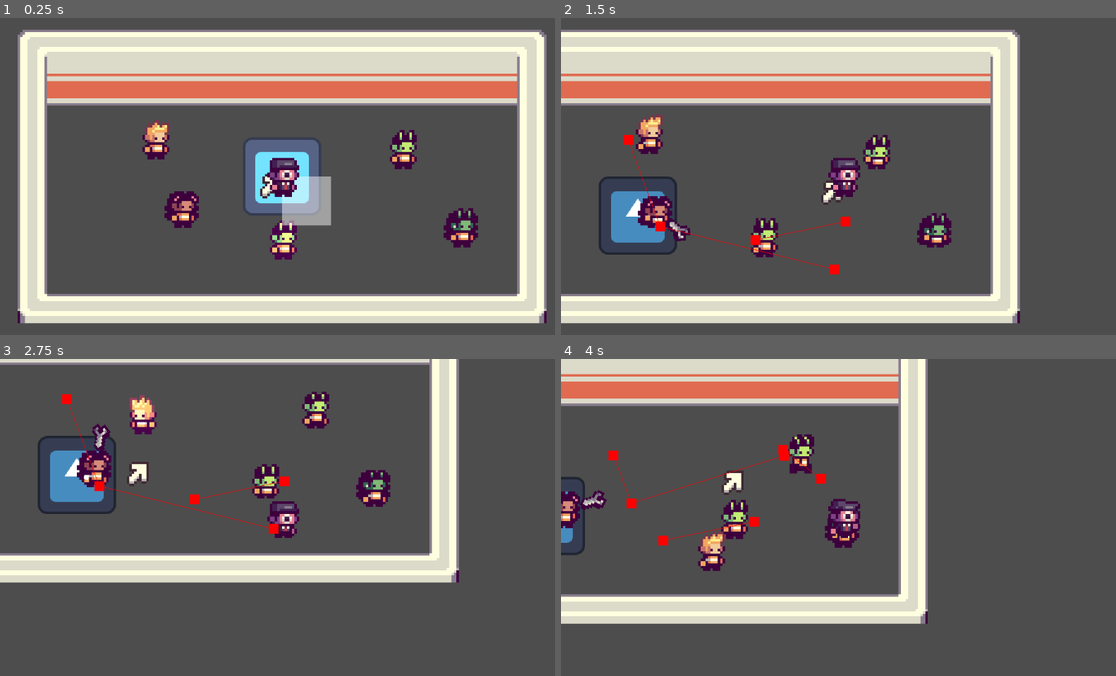
Above: before the commit, frames 1-4 (two rows, left to right).
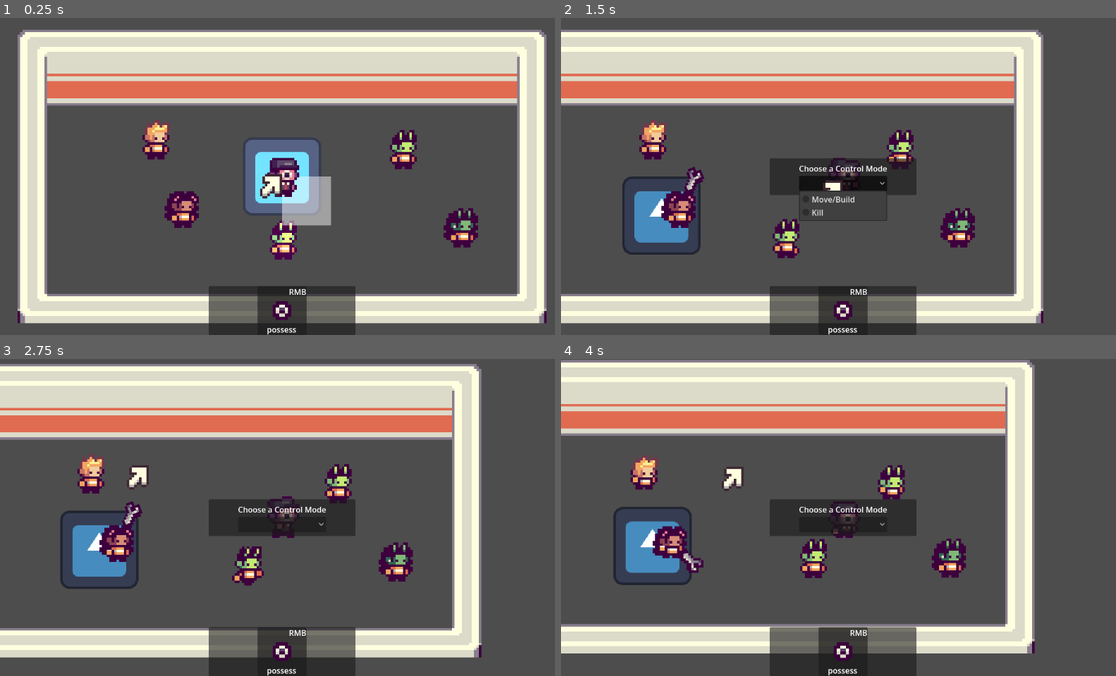
Above: after the commit, the same moments.

Repository: EEGAR1/summer-game-jam
Game: Godot game, scene res://scenes/main.tscn
The game is run twice, just before and just after one commit, with the same random seed, the same clock (stepped at 60 frames per second) and the same inputs. The engine's default icon, where the game draws it, is replaced by a stand-in: a white triangle on a blue panel in a dark square.
Inputs (mouse positions are in pixels of both pictures, inside the frame that each line leads up to):
- Up to frame 1 (0.25 s): no input
- Up to frame 2 (1.5 s): move the mouse to (744, 208) at 0.52 s; press the mouse at (744, 208) at 0.53 s; hold D (move_right) 0.53-1.25 s; right-click (744, 208) at 0.8 s; release the mouse at (744, 208) at 1.25 s; click (844, 182) at 1.27 s
- Up to frame 3 (2.75 s): move the mouse to (149, 466) at 2.02 s; hold S (move_down) from 2.03 s (still down); right-click (149, 466) at 2.1 s; click (149, 466) at 2.3 s
- Up to frame 4 (4 s): move the mouse to (877, 409) at 2.77 s; release S (move_down) at 2.78 s; press the mouse at (877, 409) at 2.78 s; hold D (move_right) 2.78-3.53 s; right-click (877, 409) at 3.05 s; move the mouse to (744, 469) at 3.52 s; release the mouse at (744, 469) at 3.53 s; hold W (move_up) from 3.53 s (still down); right-click (744, 469) at 3.6 s; click (744, 469) at 3.8 s

The runs differ from the first frame. In frame 1, 4.2% of the frame differs, in the area x 37-65%, y 49-100%; in frame 2, 21%; in frame 3, 51%, in the area x 0-87%, y 0-100%; in frame 4, 49%.

Commit message:
Unpolished Control Action

Diff:
--- a/project.godot
+++ b/project.godot
@@ -54,6 +54,16 @@
 "events": [Object(InputEventKey,"resource_local_to_scene":false,"resource_name":"","device":-1,"window_id":0,"alt_press …(192 unchanged characters)…
 ]
 }
+m2={
+"deadzone": 0.2,
+"events": [Object(InputEventMouseButton,"resource_local_to_scene":false,"resource_name":"","device":-1,"window_id":0,"alt_pressed":false,"shift_pressed":false,"ctrl_pressed":false,"meta_pressed":false,"button_mask":2,"position":Vector2(314, 26),"global_position":Vector2(323, 74),"factor":1.0,"button_index":2,"canceled":false,"pressed":true,"double_click":false,"script":null)
+]
+}
+esc={
+"deadzone": 0.2,
+"events": [Object(InputEventKey,"resource_local_to_scene":false,"resource_name":"","device":-1,"window_id":0,"alt_pressed":false,"shift_pressed":false,"ctrl_pressed":false,"meta_pressed":false,"pressed":false,"keycode":0,"physical_keycode":4194305,"key_label":0,"unicode":0,"location":0,"echo":false,"script":null)
+]
+}
 
 [physics]
 
--- /dev/null
+++ b/scenes/abilities/visual/possess_ability_visual.tscn
@@ -0,0 +1,38 @@
+[gd_scene format=3 uid="uid://cn472bl2uam0t"]
+
+[ext_resource type="Texture2D" uid="uid://c7oakqh5k8q2j" path="res://items/icon_possess.png" id="1_yq84v"]
+
+[node name="PossessAbilityVisual" type="Panel" unique_id=1600126590]
+custom_minimum_size = Vector2(100, 100)
+
+[node name="TextureRect" type="TextureRect" parent="." unique_id=2016903157]
+layout_mode = 1
+anchors_preset = 15
+anchor_right = 1.0
+anchor_bottom = 1.0
+grow_horizontal = 2
+grow_vertical = 2
+texture = ExtResource("1_yq84v")
+
+[node name="Control" type="Label" parent="." unique_id=336308720]
+layout_mode = 1
+anchors_preset = 1
+anchor_left = 1.0
+anchor_right = 1.0
+offset_left = -40.0
+offset_bottom = 23.0
+grow_horizontal = 0
+text = "RMB"
+horizontal_alignment = 2
+
+[node name="Name" type="Label" parent="." unique_id=1606283665]
+layout_mode = 1
+anchors_preset = 12
+anchor_top = 1.0
+anchor_right = 1.0
+anchor_bottom = 1.0
+offset_top = -23.0
+grow_horizontal = 2
+grow_vertical = 0
+text = "possess"
+horizontal_alignment = 1
--- a/scenes/actions/kill_action.tscn
+++ b/scenes/actions/kill_action.tscn
@@ -81,7 +81,7 @@
 radius = 64.0
 
 [sub_resource type="CircleShape2D" id="CircleShape2D_rvppo"]
-radius = 15.0
+radius = 18.0
 
 [node name="KillAction" type="Node2D" unique_id=1662293383]
 script = ExtResource("1_32s25")
--- a/scenes/classes/person.tscn
+++ b/scenes/classes/person.tscn
@@ -112,6 +112,9 @@
 &"show": SubResource("Animation_sc4t8")
 }
 
+[sub_resource type="CircleShape2D" id="CircleShape2D_83wek"]
+radius = 50.0
+
 [node name="Person" type="CharacterBody2D" unique_id=1228245065]
 collision_mask = 2
 input_pickable = true
@@ -124,16 +127,14 @@
 shape = SubResource("RectangleShape2D_1bvp3")
 
 [node name="NavigationAgent2D" type="NavigationAgent2D" parent="." unique_id=1929608735]
+path_desired_distance = 50.0
 path_max_distance = 100000.0
 path_postprocessing = 2
 avoidance_enabled = true
 radius = 8.0
 neighbor_distance = 10000.0
 max_neighbors = 1000
-time_horizon_agents = 10.0
-time_horizon_obstacles = 1.0
 max_speed = 50.0
-debug_enabled = true
 
 [node name="EmotionManager" type="Node2D" parent="." unique_id=2139621875]
 script = ExtResource("3_litvv")
@@ -148,6 +149,11 @@
 [node name="AnimationPlayer" type="AnimationPlayer" parent="EmotionManager/AnimatedSprite2D" unique_id=1178249506]
 libraries/ = SubResource("AnimationLibrary_rduap")
 
+[node name="Lookahead" type="Area2D" parent="." unique_id=1753021922]
+
+[node name="CollisionShape2D" type="CollisionShape2D" parent="Lookahead" unique_id=1348849284]
+shape = SubResource("CircleShape2D_83wek")
+
 [connection signal="mouse_entered" from="." to="." method="_on_mouse_entered"]
 [connection signal="mouse_exited" from="." to="." method="_on_mouse_exited"]
 [connection signal="velocity_computed" from="NavigationAgent2D" to="." method="_on_navigation_agent_2d_velocity_computed"]
--- a/scenes/main.tscn
+++ b/scenes/main.tscn
@@ -5,22 +5,14 @@
 [ext_resource type="Script" uid="uid://by1ivnn4xx2on" path="res://scripts/camera.gd" id="2_tipki"]
 [ext_resource type="TileSet" uid="uid://kwxb77qdlh54" path="res://environment/wall_tiles.tres" id="3_85g3d"]
 [ext_resource type="Script" uid="uid://btahd0w4pgoqa" path="res://scripts/selection_area.gd" id="3_tbgi4"]
+[ext_resource type="Script" uid="uid://b3dt00h7p3v3u" path="res://scripts/h_box_container.gd" id="4_a8y0u"]
 [ext_resource type="PackedScene" uid="uid://bp32hw1hxcqfr" path="res://scenes/classes/building.tscn" id="4_jyhfs"]
 [ext_resource type="Script" uid="uid://cqn63i022vfcq" path="res://scripts/mouse.gd" id="5_tbgi4"]
 [ext_resource type="Script" uid="uid://cvrw3024dw4cg" path="res://scripts/idle_poi.gd" id="6_tefeu"]
 [ext_resource type="Script" uid="uid://def3uoeey2wqk" path="res://scripts/player.gd" id="7_o6xl0"]
 [ext_resource type="Texture2D" uid="uid://bq7eb0qibadev" path="res://ui/mouse.png" id="8_ya4ey"]
 [ext_resource type="SpriteFrames" uid="uid://bphy573855qul" path="res://people/player.tres" id="10_choun"]
-
-[sub_resource type="NavigationPolygon" id="NavigationPolygon_lquwl"]
-vertices = PackedVector2Array(86, -26, 86, 38, -86, 38, -86, -26)
-polygons = Array[PackedInt32Array]([PackedInt32Array(0, 1, 2), PackedInt32Array(0, 2, 3)])
-outlines = Array[PackedVector2Array]([PackedVector2Array(-109, -58, 110, -60, 111, 61, -112, 61)])
-sample_partition_type = 1
-cell_size = 16.0
-border_size = 2.0
-
-[sub_resource type="RectangleShape2D" id="RectangleShape2D_lquwl"]
+[ext_resource type="Script" uid="uid://yena36rmjeot" path="res://scripts/possess_item.gd" id="13_trceg"]
 
 [sub_resource type="CircleShape2D" id="CircleShape2D_jyhfs"]
 radius = 5.0
@@ -47,6 +39,16 @@
 "speed": 5.0
 }]
 
+[sub_resource type="NavigationPolygon" id="NavigationPolygon_lquwl"]
+vertices = PackedVector2Array(86, -26, 86, 38, -86, 38, -86, -26)
+polygons = Array[PackedInt32Array]([PackedInt32Array(0, 1, 2), PackedInt32Array(0, 2, 3)])
+outlines = Array[PackedVector2Array]([PackedVector2Array(-109, -58, 110, -60, 111, 61, -112, 61)])
+sample_partition_type = 1
+cell_size = 16.0
+border_size = 2.0
+
+[sub_resource type="RectangleShape2D" id="RectangleShape2D_lquwl"]
+
 [sub_resource type="RectangleShape2D" id="RectangleShape2D_o6xl0"]
 size = Vector2(16, 16)
 
@@ -54,33 +56,40 @@
 
 [node name="Citizen" parent="." unique_id=1228245065 instance=ExtResource("1_tbgi4")]
 position = Vector2(-41, 13)
-stress = 0.0
-max_speed = 50.0
 
 [node name="Citizen2" parent="." unique_id=383556618 instance=ExtResource("1_tbgi4")]
 position = Vector2(-52, -15)
-stress = 0.0
-max_speed = 50.0
 
 [node name="Citizen3" parent="." unique_id=812543357 instance=ExtResource("1_tbgi4")]
 position = Vector2(49, -11)
-stress = 0.0
-max_speed = 50.0
 
 [node name="Citizen4" parent="." unique_id=1863117809 instance=ExtResource("1_tbgi4")]
 position = Vector2(0, 26)
-stress = 0.0
-max_speed = 50.0
 
 [node name="Citizen5" parent="." unique_id=1981682092 instance=ExtResource("1_tbgi4")]
 position = Vector2(73, 21)
-stress = 0.0
-max_speed = 50.0
 
 [node name="Camera2D" type="Camera2D" parent="." unique_id=493783764]
 zoom = Vector2(5, 5)
 script = ExtResource("2_tipki")
 
+[node name="MouseLayer" type="CanvasLayer" parent="." unique_id=102101013]
+process_mode = 3
+layer = 2
+follow_viewport_enabled = true
+
+[node name="Mouse" type="Area2D" parent="MouseLayer" unique_id=1561236064]
+process_mode = 3
+input_pickable = false
+script = ExtResource("5_tbgi4")
+
+[node name="CollisionShape2D" type="CollisionShape2D" parent="MouseLayer/Mouse" unique_id=323369792]
+shape = SubResource("CircleShape2D_jyhfs")
+
+[node name="AnimatedSprite2D" type="AnimatedSprite2D" parent="MouseLayer/Mouse" unique_id=910313142]
+sprite_frames = SubResource("SpriteFrames_a8y0u")
+offset = Vector2(-4, 4)
+
 [node name="NavigationRegion2D" type="NavigationRegion2D" parent="." unique_id=642799099]
 navigation_polygon = SubResource("NavigationPolygon_lquwl")
 
@@ -89,6 +98,7 @@
 tile_set = ExtResource("3_85g3d")
 
 [node name="SelectionArea" type="Area2D" parent="." unique_id=849331238]
+process_mode = 1
 script = ExtResource("3_tbgi4")
 
 [node name="CollisionShape2D" type="CollisionShape2D" parent="SelectionArea" unique_id=866812360]
@@ -102,16 +112,6 @@
 scale = Vector2(0.25, 0.25)
 texture = ExtResource("2_jyhfs")
 
-[node name="Mouse" type="Area2D" parent="." unique_id=1561236064]
-script = ExtResource("5_tbgi4")
-
-[node name="CollisionShape2D" type="CollisionShape2D" parent="Mouse" unique_id=323369792]
-shape = SubResource("CircleShape2D_jyhfs")
-
-[node name="AnimatedSprite2D" type="AnimatedSprite2D" parent="Mouse" unique_id=910313142]
-sprite_frames = SubResource("SpriteFrames_a8y0u")
-offset = Vector2(-4, 4)
-
 [node name="IdlePOI" type="Node2D" parent="." unique_id=1171669346]
 position = Vector2(73, -26)
 script = ExtResource("6_tefeu")
@@ -131,3 +131,107 @@
 [node name="Sprite2D" type="AnimatedSprite2D" parent="Player" unique_id=499369816]
 sprite_frames = ExtResource("10_choun")
 animation = &"idle"
+
+[node name="CanvasLayer" type="CanvasLayer" parent="Player" unique_id=1861140114]
+
+[node name="Window" type="Control" parent="Player/CanvasLayer" unique_id=1710007104]
+layout_mode = 3
+anchors_preset = 15
+anchor_right = 1.0
+anchor_bottom = 1.0
+grow_horizontal = 2
+grow_vertical = 2
+mouse_filter = 2
+metadata/_edit_use_anchors_ = true
+
+[node name="ControlItemPanel" type="Panel" parent="Player/CanvasLayer/Window" unique_id=2011631829]
+process_mode = 3
+custom_minimum_size = Vector2(300, 75)
+layout_mode = 1
+anchors_preset = 8
+anchor_left = 0.5
+anchor_top = 0.5
+anchor_right = 0.5
+anchor_bottom = 0.5
+offset_left = -150.0
+offset_top = -37.5
+offset_right = 150.0
+offset_bottom = 37.5
+grow_horizontal = 2
+grow_vertical = 2
+mouse_filter = 2
+
+[node name="VBoxContainer" type="VBoxContainer" parent="Player/CanvasLayer/Window/ControlItemPanel" unique_id=1926261158]
+layout_mode = 1
+anchors_preset = 8
+anchor_left = 0.5
+anchor_top = 0.5
+anchor_right = 0.5
+anchor_bottom = 0.5
+offset_left = -90.0
+offset_top = -23.5
+offset_right = 90.0
+offset_bottom = 23.5
+grow_horizontal = 2
+grow_vertical = 2
+mouse_filter = 2
+
+[node name="Label" type="Label" parent="Player/CanvasLayer/Window/ControlItemPanel/VBoxContainer" unique_id=637856471]
+layout_mode = 2
+text = "Choose a Control Mode"
+
+[node name="OptionButton" type="OptionButton" parent="Player/CanvasLayer/Window/ControlItemPanel/VBoxContainer" unique_id=1540065183]
+layout_mode = 2
+allow_reselect = true
+item_count = 2
+popup/item_0/text = "Move/Build"
+popup/item_0/id = 0
+popup/item_1/text = "Kill"
+popup/item_1/id = 1
+
+[node name="HBoxContainer" type="HBoxContainer" parent="Player/CanvasLayer/Window" unique_id=150152732]
+layout_mode = 1
+anchors_preset = 15
+anchor_right = 1.0
+anchor_bottom = 1.0
+grow_horizontal = 2
+grow_vertical = 2
+mouse_filter = 2
+alignment = 1
+metadata/_edit_use_anchors_ = true
+
+[node name="VBoxContainer" type="VBoxContainer" parent="Player/CanvasLayer/Window/HBoxContainer" unique_id=1652705918]
+layout_mode = 2
+mouse_filter = 2
+alignment = 2
+
+[node name="Panel" type="Panel" parent="Player/CanvasLayer/Window/HBoxContainer/VBoxContainer" unique_id=330755262]
+custom_minimum_size = Vector2(300, 100)
+layout_mode = 2
+mouse_filter = 1
+
+[node name="HBoxContainer" type="HBoxContainer" parent="Player/CanvasLayer/Window/HBoxContainer/VBoxContainer/Panel" unique_id=1658385718]
+layout_mode = 1
+anchors_preset = 15
+anchor_right = 1.0
+anchor_bottom = 1.0
+grow_horizontal = 2
+grow_vertical = 2
+alignment = 1
+script = ExtResource("4_a8y0u")
+
+[node name="ControlItemLabel" type="Label" parent="Player/CanvasLayer/Window" unique_id=139413619]
+layout_mode = 1
+anchors_preset = 10
+anchor_right = 1.0
+offset_bottom = 23.0
+grow_horizontal = 2
+text = "SELECT TARGET FOR ACTION"
+horizontal_alignment = 1
+
+[node name="ItemsManager" type="Node2D" parent="Player" unique_id=639049556]
+
+[node name="PossessItem" type="Node2D" parent="Player/ItemsManager" unique_id=2127399228]
+script = ExtResource("13_trceg")
+
+[connection signal="item_selected" from="Player/CanvasLayer/Window/ControlItemPanel/VBoxContainer/OptionButton" to="Player/ItemsManager/PossessItem" method="_on_option_button_item_selected"]
--- a/scenes/prefab/body.tscn
+++ b/scenes/prefab/body.tscn
@@ -53,8 +53,3 @@
 
 [node name="CollisionShape2D" type="CollisionShape2D" parent="." unique_id=1735101094]
 shape = SubResource("RectangleShape2D_pi4pf")
-
-[node name="NavigationObstacle2D" type="NavigationObstacle2D" parent="." unique_id=1509947994]
-radius = 8.0
-affect_navigation_mesh = true
-carve_navigation_mesh = true
--- a/scripts/classes/globals.gd
+++ b/scripts/classes/globals.gd
@@ -2,6 +2,8 @@
 
 # General
 var player : Node
+var mouse : Area2D
+var ability_holder : Node
 
 # Globals for building
 var hover_target
--- /dev/null
+++ b/scripts/classes/player_item.gd
@@ -0,0 +1,11 @@
+class_name PlayerItem extends Node2D
+
+func _init() -> void:
+	ready.connect(internal_ready)
+
+var ability_hint : PackedScene
+func internal_ready():
+	if is_instance_valid(get_tree()):	await get_tree().process_frame
+	var ah = ability_hint.instantiate()
+	Globals.ability_holder.add_child(ah)
+	ah.global_position = Globals.ability_holder.global_position
--- /dev/null
+++ b/scripts/h_box_container.gd
@@ -0,0 +1,6 @@
+extends HBoxContainer
+
+
+# Called when the node enters the scene tree for the first time.
+func _ready() -> void:
+	Globals.ability_holder = self
--- a/scripts/kill_action.gd
+++ b/scripts/kill_action.gd
@@ -30,6 +30,7 @@
 	return (min_love < max_love_to_kill)
 
 func _no_action(delta : float) -> void:
+	animation_player.current_animation = "RESET"
 	animation_player.play("RESET")
 
 func kill() -> void:
@@ -57,3 +58,4 @@
 	if parent.current_state != Person.STATE.WORKING:	parent.current_state = Person.STATE.WORKING
 	if len(stab_target) > 0:
 		animation_player.play("stab")
+		remove_action()
--- a/scripts/mouse.gd
+++ b/scripts/mouse.gd
@@ -2,10 +2,13 @@
 
 @onready var animated_sprite_2d: AnimatedSprite2D = $AnimatedSprite2D
 
+func _ready() -> void:
+	Globals.mouse = self
+
 # Called every frame. 'delta' is the elapsed time since the previous frame.
 func _process(delta: float) -> void:
 	Input.set_mouse_mode(Input.MOUSE_MODE_HIDDEN)
-	global_position = lerp(global_position, get_global_mouse_position(), 30 * delta)
+	global_position = lerp(global_position, get_global_mouse_position(), 30 * delta / Engine.time_scale)
 	var overlp = get_overlapping_areas().filter(func(x): return x.is_in_group("POI"))
 	if overlp != [] and overlp != null:	Globals.hover_target = overlp.back()
 	else:	Globals.hover_target = null
--- a/scripts/person.gd
+++ b/scripts/person.gd
@@ -32,6 +32,7 @@
 
 @onready var navigation_agent: NavigationAgent2D = $NavigationAgent2D
 @onready var icon: AnimatedSprite2D = $Icon
+@onready var emotion_manager: EmotionManager = $EmotionManager
 
 static var target_positions : Array[Vector2]
 var id := 0
--- /dev/null
+++ b/scripts/possess_item.gd
@@ -0,0 +1,78 @@
+extends PlayerItem
+
+@onready var control_item_panel: Panel = $"../../CanvasLayer/Window/ControlItemPanel"
+@onready var control_item_label: Label = $"../../CanvasLayer/Window/ControlItemLabel"
+
+enum SELECTION_TYPE {
+	MOVEBUILD,
+	KILL
+}
+var select : SELECTION_TYPE
+
+# Called when the node enters the scene tree for the first time.
+func _ready() -> void:
+	ability_hint = preload("uid://cn472bl2uam0t")
+	process_mode = Node.PROCESS_MODE_ALWAYS
+
+var ovrlp : Array :
+	get():
+		return Globals.mouse.get_overlapping_bodies().filter(func(x): return x is Person)
+
+var window_open := false
+var label_showing := false
+var target : Person
+var paused := false
+func _process(delta: float) -> void:
+	if paused:
+		Engine.time_scale = lerp(Engine.time_scale, 0.05, delta * 5)
+		AudioServer.playback_speed_scale = lerp(AudioServer.playback_speed_scale, 0.05, delta * 5)
+	else:
+		Engine.time_scale = lerp(Engine.time_scale, 1.0, delta * 5)
+		AudioServer.playback_speed_scale = lerp(AudioServer.playback_speed_scale, 1.0, delta * 5)
+
+	if len(ovrlp) > 0 and Input.is_action_just_pressed("m2"):
+		window_open = true
+		target = ovrlp[0]
+
+	control_item_panel.visible = window_open
+	control_item_label.visible = label_showing
+
+	if window_open:
+		paused = true
+
+		if Input.is_action_just_pressed("esc"):
+			exit_control_item_panel()
+	elif label_showing:
+		# TODO: FIX!!!
+		if Input.is_action_just_pressed("m1") and len(ovrlp) > 0:
+			var victim = ovrlp[0]
+			match select:
+				SELECTION_TYPE.MOVEBUILD:
+					print("MoveHere", target)
+					target.set_movement_target(victim.global_position)
+					target.current_state = target.STATE.WORKING
+				SELECTION_TYPE.KILL:
+					print("KILL", target, victim)
+
+					target.set_movement_target(victim.global_position)
+					target.emotion_manager.set_emotion(victim.id, EmotionManager.EMOTION_TYPE.LOVE, 0.0) # Make them HATE the target
+					target.current_state = target.STATE.WORKING
+
+			exit_control_item_label()
+
+func exit_control_item_panel():
+	paused = false
+	window_open = false
+
+func open_control_item_label():
+	paused = true
+	label_showing = true
+
+func exit_control_item_label():
+	paused = false
+	label_showing = false
+
+func _on_option_button_item_selected(index: int) -> void:
+	select = index as SELECTION_TYPE
+	exit_control_item_panel()
+	open_control_item_label()
--- a/scripts/witness_action.gd
+++ b/scripts/witness_action.gd
@@ -27,6 +27,8 @@
 			for emotion in EmotionManager.EMOTION_TYPE.values():
 				emotion_manager.set_emotion(person.id, emotion, emotion_manager.get_emotion(person.id, emotion) - (emotion_manager.get_emotion(seen_bodies.back().owner_id, emotion) - 50.0))
 			emotion_manager.show_emotion_frame(1)
+			remove_action()
+			return
 		else:
 			print("i'm sus of you")
 			pass
Binary file added: items/icon_possess.png
Not shown, added: scripts/classes/player_item.gd.uid
Not shown, added: scripts/h_box_container.gd.uid
Not shown, added: scripts/possess_item.gd.uid
